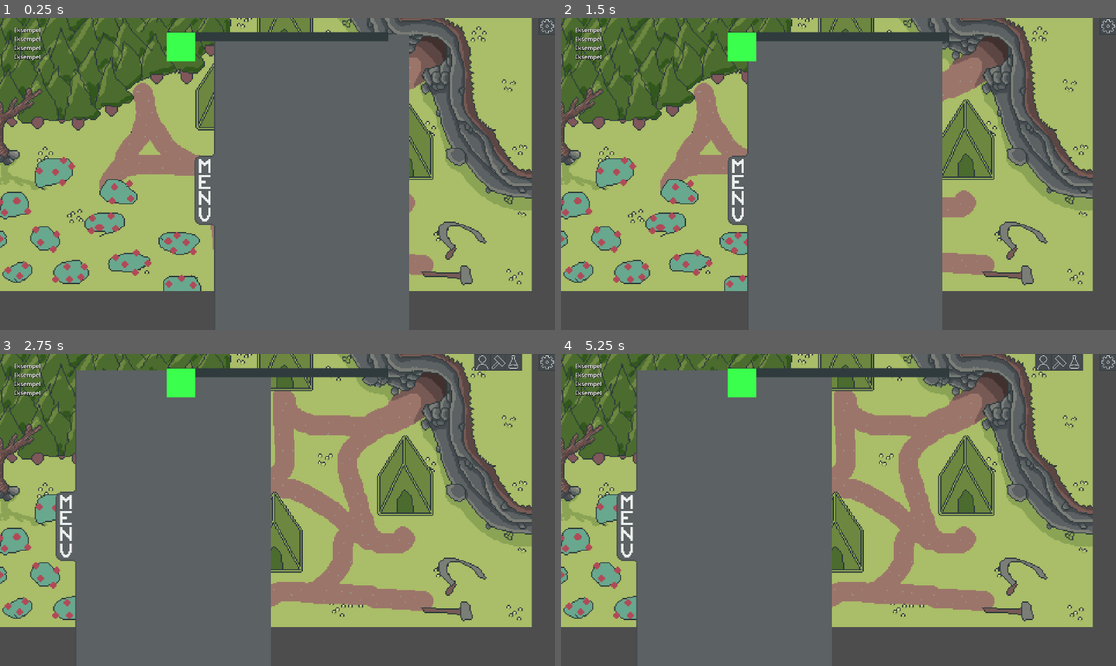
Above: before the commit, frames 1-4 (two rows, left to right).
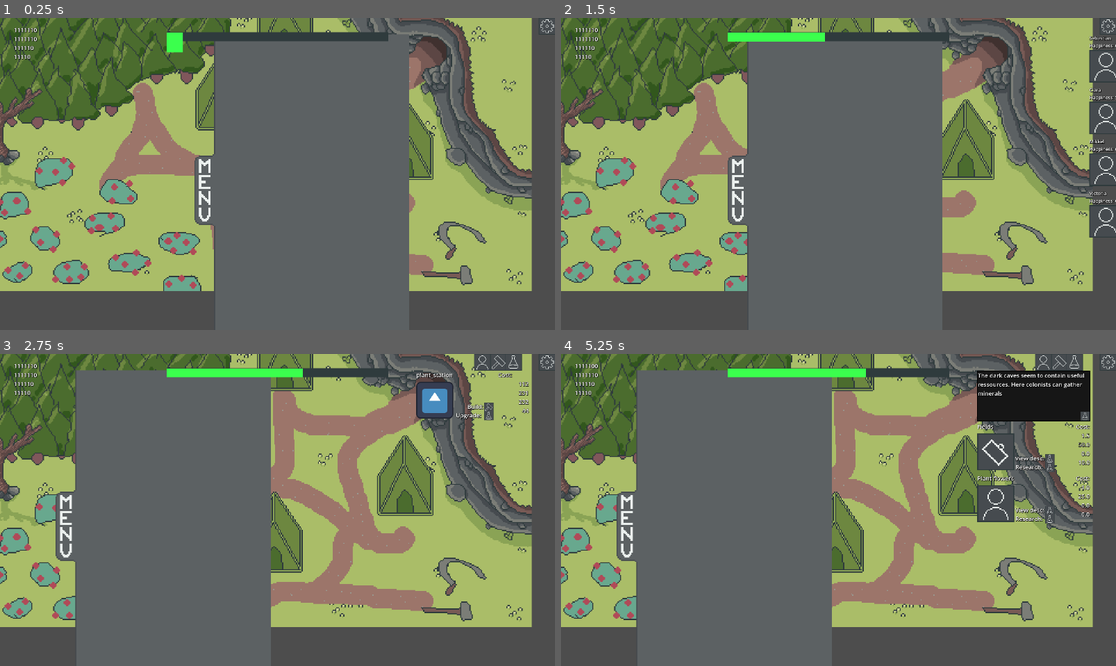
Above: after the commit, the same moments.

Repository: Lueegee1/EksamenDDU
Game: Godot game, scene res://Scenes/Root.tscn
Two runs of this game, one before a commit and one after it. Both use one fixed random seed, a clock stepped at 60 frames per second and the inputs below. The engine's default icon, where the game draws it, is replaced by a stand-in: a white triangle on a blue panel in a dark square.
Inputs (mouse positions are in pixels of both pictures, inside the frame that each line leads up to):
- Up to frame 1 (0.25 s): no input
- Up to frame 2 (1.5 s): click (1110, 27) at 0.5 s; click (871, 189) at 1.25 s
- Up to frame 3 (2.75 s): click (538, 363) at 2 s
- Up to frame 4 (5.25 s): click (1060, 363) at 2.75 s; click (1077, 363) at 3.5 s; click (1049, 416) at 4.27 s; click (1049, 407) at 5.02 s

The runs differ from the first frame. In frame 1, 0.5% of the frame differs, in the area x 2-36%, y 3-15%; in frame 2, 1.8%; in frame 3, 2.2%; in frame 4, 6.3%, in the area x 2-96%, y 3-55%.
Error before the commit: Invalid assignment of property or key 'GameManager' with value of type 'Node2D (GameManager.gd)' on a base object of type 'Nil'. (res://Scripts/GameManager.gd:…

Commit message:
Pathfinding fix attempt

Diff:
--- a/ddu-eksamen/Scripts/GameManager.gd
+++ b/ddu-eksamen/Scripts/GameManager.gd
@@ -103,7 +103,7 @@
 		workers_dict[colonist_name] = "unemployed" #adds them as unemployed to the workers dict
 		happiness_dict[colonist_name] = {"happiness": base_happiness, "sick" : false, "grieving_1": false, "homeless" : false, "surgery": false, "grieving_2": false}
 		movement_and_sprite_dictionary[colonist_name] = {
-			"position": Vector2(randf_range(0, 1920), randf_range(0, 1080)),
+			"position": Vector2(10,10),
 			"target": Vector2.ZERO,
 			"state": "idle",  # idle | going_to_work | going_home | wandering
 			"speed": 5.0     # pixels per second
@@ -124,6 +124,11 @@
 	var start_pos = movement_and_sprite_dictionary[colonist_name]["position"]
 	body.global_position = start_pos
 	body.name = colonist_name
+	var Sprite = Sprite2D.new()
+	body.add_child(Sprite)
+	body.z_index = 100
+	Sprite.texture = load("res://icon.svg")
+	Sprite.scale = Vector2(1, 1)
 	colonist_instances[colonist_name] = body
 
 func _load_building_positions() -> void:
--- a/ddu-eksamen/project.godot
+++ b/ddu-eksamen/project.godot
@@ -17,7 +17,7 @@
 
 [autoload]
 
-Global="*uid://b4xuwnefu4th4"
+Global="*uid://bjw1gkbm8tlki"
 
 [display]
 
Not shown, added: ddu-eksamen/Scenes/Game.tscn821830619.tmp
Not shown, added: ddu-eksamen/Scenes/Game.tscn829051624.tmp
